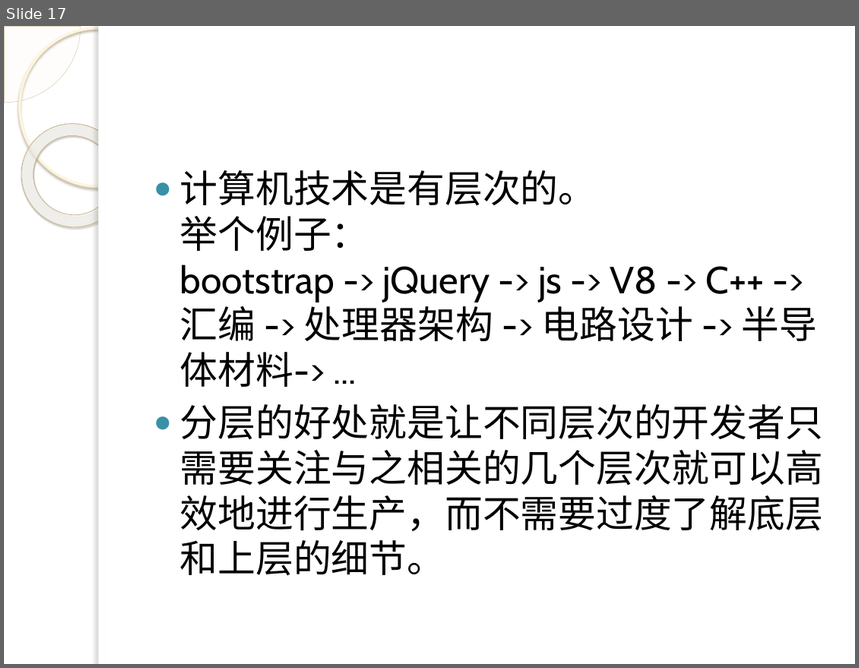
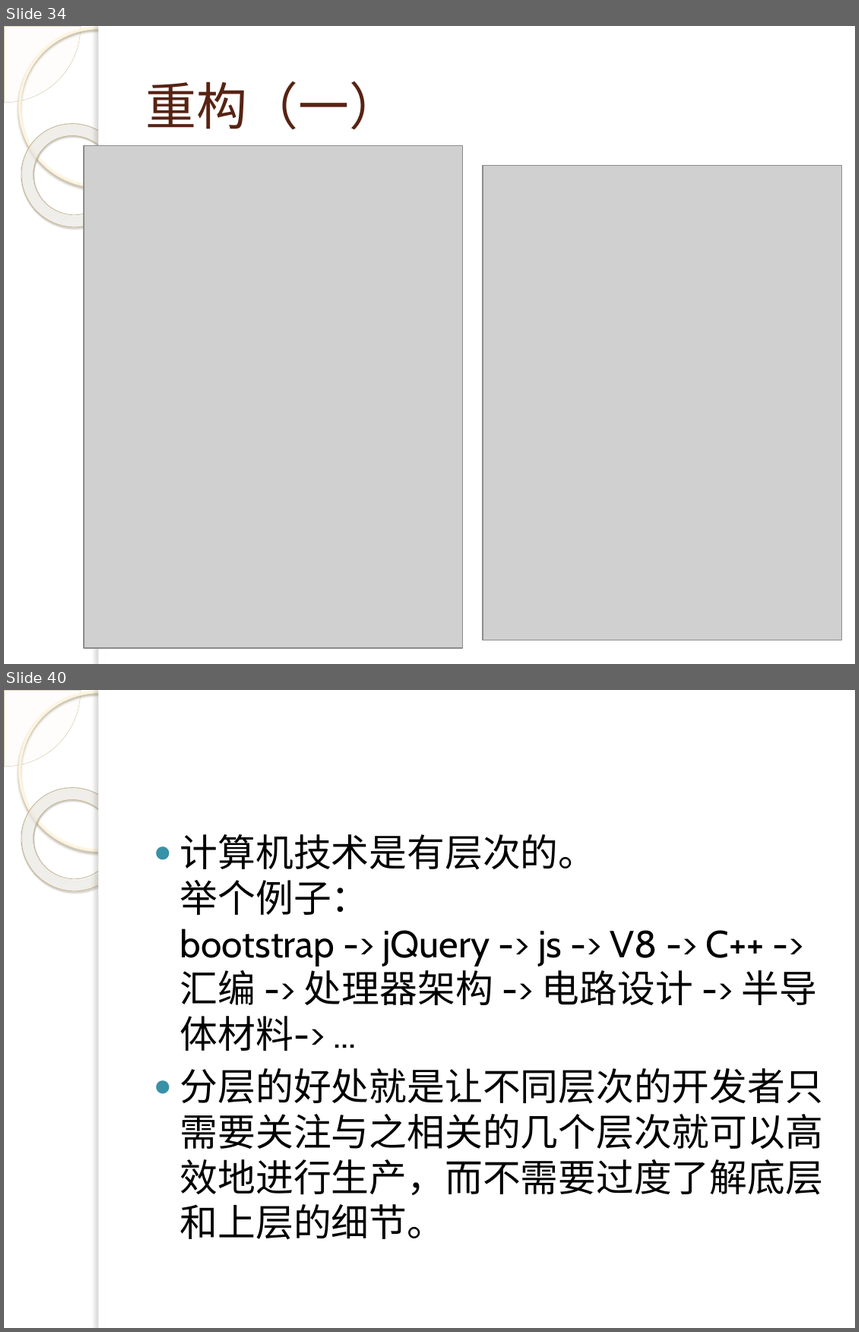
Before and after one commit to q315506754/algorithem, a slide deck: ps/js/演示文稿.pptx. Shown one above the other, each under a label of ours: slide 17 before the commit, slides 34 and 40 after it; the slides between them are not shown. The pictures are 859x668 and 859x1332 pixels, drawn with LibreOffice and Linux fonts; fonts in the diff are those of the drawing; grey boxes stand for pictures; background and template pictures are left out. Boxes give left, top, right and bottom in pixels: in the first picture for what was removed or moved away, otherwise in the second. Text is boxed around its words. In the diff, an @@ line names an element or a change of style, - is before the commit and + after.

```diff
--- a/ps/js/演示文稿.pptx
+++ b/ps/js/演示文稿.pptx
@@ slide 34 added at bbox=[4, 26, 855, 664], background picture (left out); not listed: 5 template elements that a slide beside it also shows @@
@@ title added at bbox=[146, 81, 400, 129], 43 pt, text #572314 @@
+重构（一）
@@ picture added at bbox=[84, 146, 463, 649] @@
@@ picture added at bbox=[484, 166, 842, 641] @@
@@ what was slide 17 is now slide 40 @@
```
Also in this commit, not shown: 2 slides changed, 22 other slides added, 9 other files.
